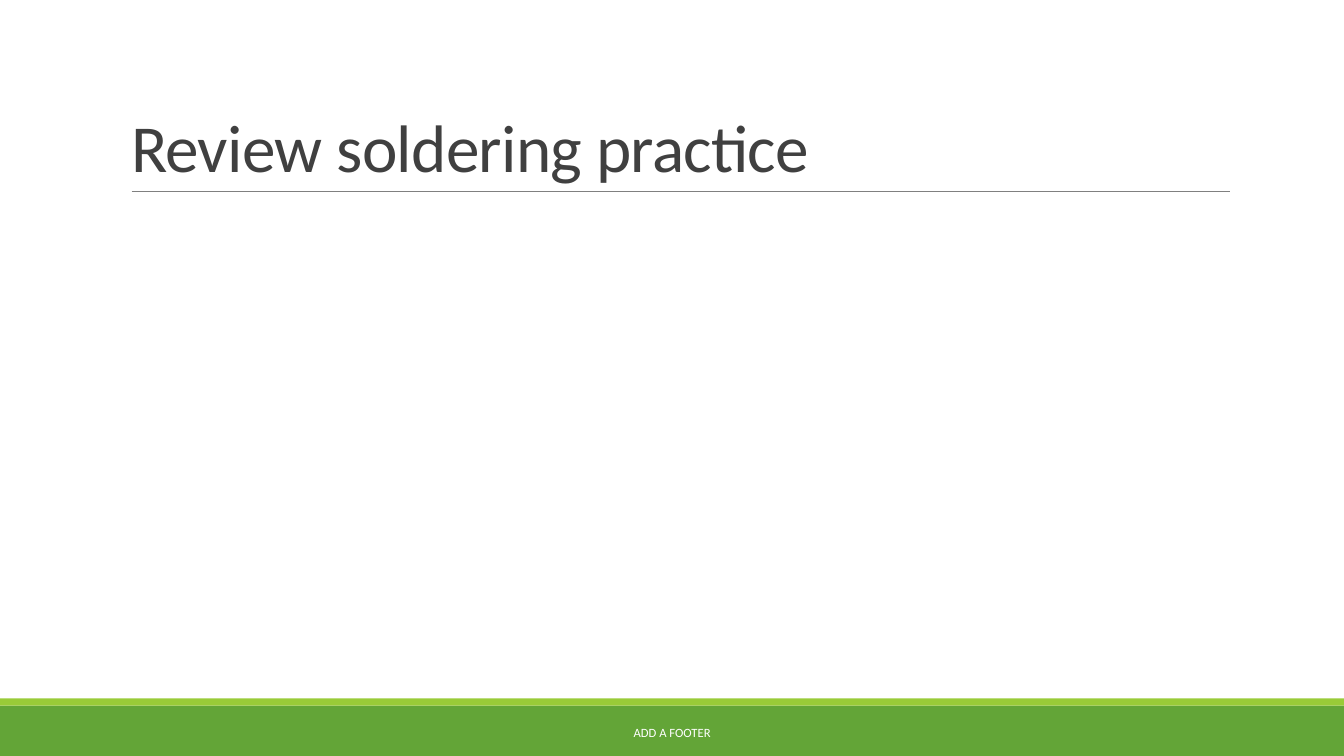
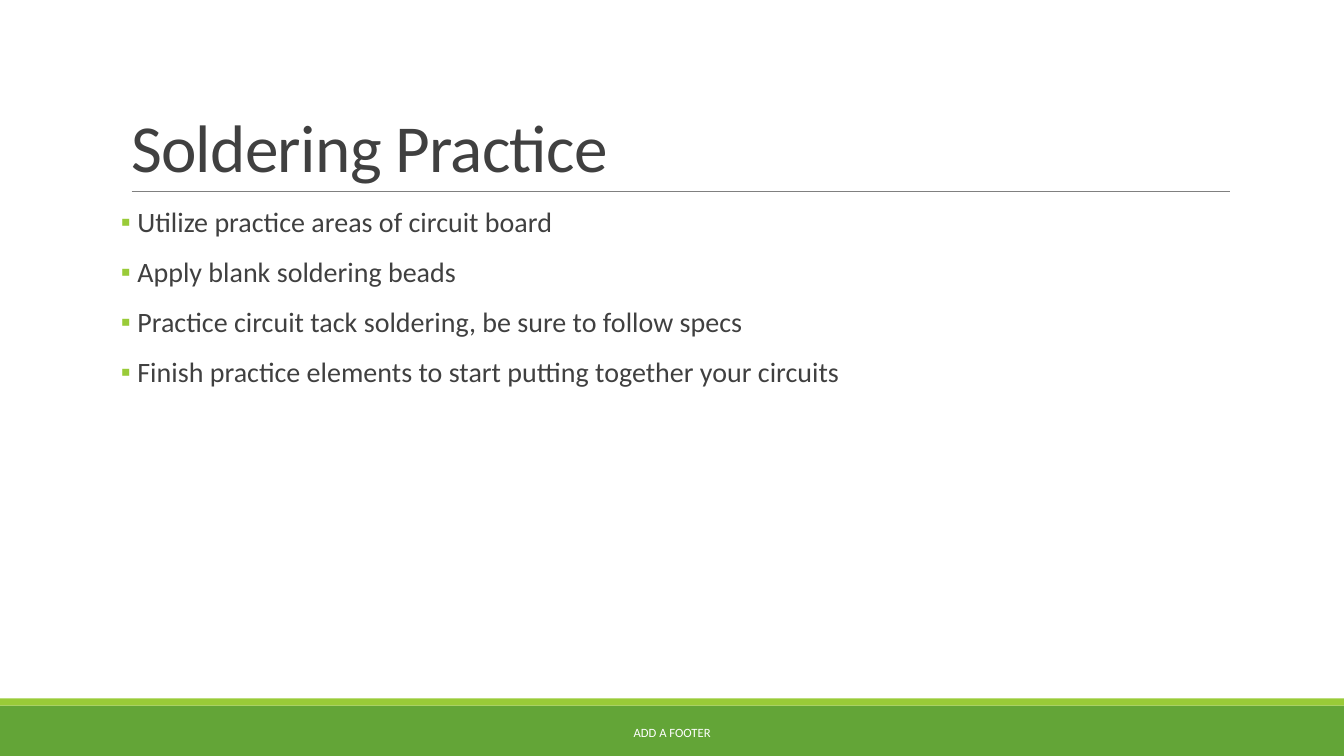
Before and after one commit to nickvertucci/Technology-Education-Curriculum, a slide deck: slide 6 of High School/Modern Electricity and Electronics/Unit 2 - Electrical Circuits, Devices, Soldering/Section 3 - Introduction to Soldering/Assets/Unit 2 - Section 3 - Introduction to soldering.pptx (slide 5 before the commit). Drawn at 1344x756 pixels with LibreOffice and Linux fonts; fonts in the diff are those of the drawing. Boxes give left, top, right and bottom in pixels: in the first picture for what was removed or moved away, otherwise in the second. Text is boxed around its words. In the diff, an @@ line names an element or a change of style, - is before the commit and + after.

```diff
--- a/High School/Modern Electricity and Electronics/Unit 2 - Electrical Circuits, Devices, Soldering/Section 3 - Introduction to Soldering/Assets/Unit 2 - Section 3 - Introduction to soldering.pptx
+++ b/High School/Modern Electricity and Electronics/Unit 2 - Electrical Circuits, Devices, Soldering/Section 3 - Introduction to Soldering/Assets/Unit 2 - Section 3 - Introduction to soldering.pptx
@@ title at (131,125,607,184): text changed @@
-Review soldering practice
+Soldering Practice
@@ text added at (137,212,839,387), 20 pt, text #404040 @@
+▪ Utilize practice areas of circuit board
+▪ Apply blank soldering beads
+▪ Practice circuit tack soldering, be sure to follow specs
+▪ Finish practice elements to start putting together your circuits
```
Also in this commit, not shown: 1 other slide changed, 1 slide added, 3 other files.
